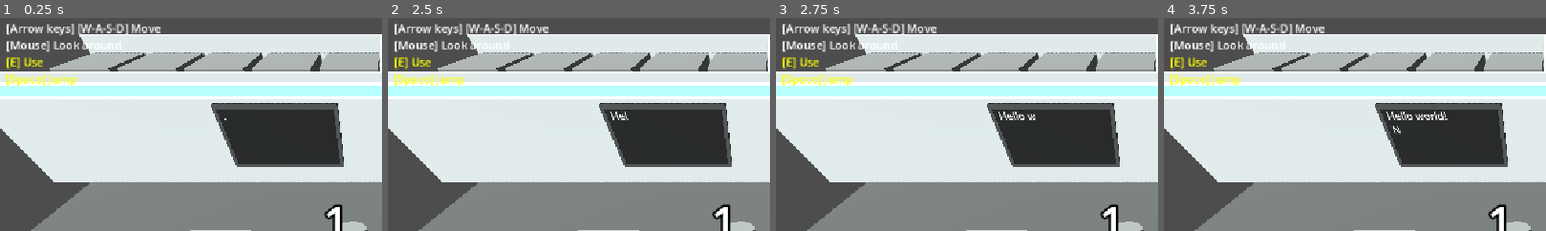
Above: before the commit, frames 1-4 (left to right).
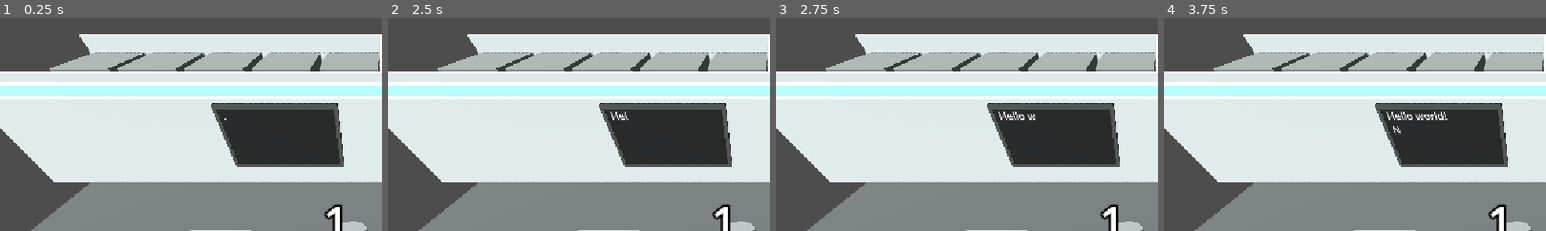
Above: after the commit, the same moments.

Repository: gheja/bot-loop
Game: Godot game, scene res://scenes/main_scene.tscn
The game is run twice, just before and just after one commit, with the same random seed, the same clock (stepped at 60 frames per second) and the same inputs.
Inputs (mouse positions are % of the whole screen's width and height, from its top left):
- Up to frame 1 (0.25 s): no input
- Up to frame 2 (2.5 s): tap Enter at 0.5, 2 s; move the mouse to (72, 45) at 0.52 s; hold D (move_right) 0.53-1.28 s; tap E (action_primary) at 0.6, 1.35, 2.1 s; tap Space at 1.25 s; move the mouse to (30, 55) at 1.27 s; hold S (move_down) 1.28-2.03 s; move the mouse to (60, 27) at 2.02 s; hold D (move_right) from 2.03 s (still down)
- Up to frame 3 (2.75 s): keep holding D (move_right)
- Up to frame 4 (3.75 s): tap Space at 2.75 s; move the mouse to (45, 70) at 2.77 s; release D (move_right) at 2.78 s; hold W (move_up) 2.78-3.53 s; tap E (action_primary) at 2.85, 3.6 s; tap Enter at 3.5 s; move the mouse to (80, 65) at 3.52 s; hold A (move_left) from 3.53 s (still down)
The pictures show only the part of the screen within x 0-50%, y 0-50%; the shares and areas given below are measured in that part.

The runs differ from the first frame. In frame 1, 2.4% of the frame differs, in the area x 1-43%, y 2-32%; in frame 2, 2.4%; in frame 3, 2.4%; in frame 4, 2.4%.

Commit message:
Added control help texts

Diff:
--- a/src/objects/player_character.gd
+++ b/src/objects/player_character.gd
@@ -5,6 +5,7 @@
 @export var is_actively_controlled = false
 @export var player_index = -1
 @export var has_primary_action = true
+@export var controls_help_text = "[E] [Click] Use hammer"
 
 @onready var camera_pivot = $Node3D/CameraPivot
 @onready var camera = $Node3D/CameraPivot/SpringArm3D/Camera3D
--- a/src/scenes/main_interface.gd
+++ b/src/scenes/main_interface.gd
@@ -4,9 +4,13 @@
 @onready var timer_label: Label = $MarginContainer/TimerLabel
 @onready var big_message_label: Label = $BigMessageLabel
 @onready var animation_player: AnimationPlayer = $AnimationPlayer
+@onready var controls_label: RichTextLabel = $MarginContainer/Control/ControlsLabel
 
 func _ready() -> void:
 	big_message_label.modulate = Color(0, 0, 0, 0)
+
+func set_controls_label_text(text: String):
+	controls_label.text = text
 
 func pop_up_big_message(s: String):
 	big_message_label.text = s
--- a/src/scenes/main_interface.tscn
+++ b/src/scenes/main_interface.tscn
@@ -68,7 +68,7 @@
 layout_mode = 2
 mouse_filter = 2
 
-[node name="RichTextLabel" type="RichTextLabel" parent="MarginContainer/Control"]
+[node name="ControlsLabel" type="RichTextLabel" parent="MarginContainer/Control"]
 layout_mode = 0
 offset_right = 1011.0
 offset_bottom = 232.0
--- a/src/scenes/main_scene.gd
+++ b/src/scenes/main_scene.gd
@@ -19,6 +19,7 @@
 	if GameState.loops > 1:
 		main_interface.pop_up_big_message("Loop " + str(GameState.loops))
 
+	clear_controls_help_text()
 	reset_colors()
 
 	Signals.set_controls_lock.emit(false)
@@ -30,6 +31,8 @@
 		start_player_selection()
 
 func start_player_selection():
+	main_interface.set_controls_label_text("[color=#0f0]Select your robot\n[1] [2][/color]")
+
 	# temporarily auto-select
 	if GameState.loops == 1:
 		set_active_player(1)
@@ -52,6 +55,12 @@
 		return
 
 	player_obj.make_active()
+	main_interface.set_controls_label_text(
+		"[Arrow keys] [W-A-S-D] Move\n[Mouse] Look around\n" +
+		"[color=#ff0]" +
+		player_obj.controls_help_text +
+		"[/color]"
+	)
 
 func start_intro_text():
 	var intro_text = ".#.#.#*#Hello world!#\nNice to see you!\n#.#.#.#*#How are you?\n#.#.#.#*Ah, well...\nGood luck!\n#;)#"
@@ -97,6 +106,9 @@
 	else:
 		Signals.start_transition.emit("#441100")
 
+func clear_controls_help_text():
+	main_interface.set_controls_label_text("")
+
 func _on_set_controls_lock(state: bool):
 	GameState.controls_locked = state
 
@@ -122,6 +134,7 @@
 	Signals.timer_failed.emit()
 
 func _on_stop_pressed():
+	clear_controls_help_text()
 	timer.stop()
 	Signals.timer_stopped.emit()
 
@@ -138,6 +151,7 @@
 func _on_timer_stopped():
 	reset_colors()
 
+	clear_controls_help_text()
 	GameState.state = GameState.STATE_FINISHED
 	Signals.set_controls_lock.emit(false)
 	restart_level_with_wait(true)
@@ -147,6 +161,7 @@
 	world_environment.environment.ambient_light_color = Color("#ff0088")
 	world_environment.environment.ambient_light_energy = 0.1
 
+	clear_controls_help_text()
 	GameState.state = GameState.STATE_FINISHED
 	Signals.set_controls_lock.emit(false)
 	restart_level_with_wait(false)
